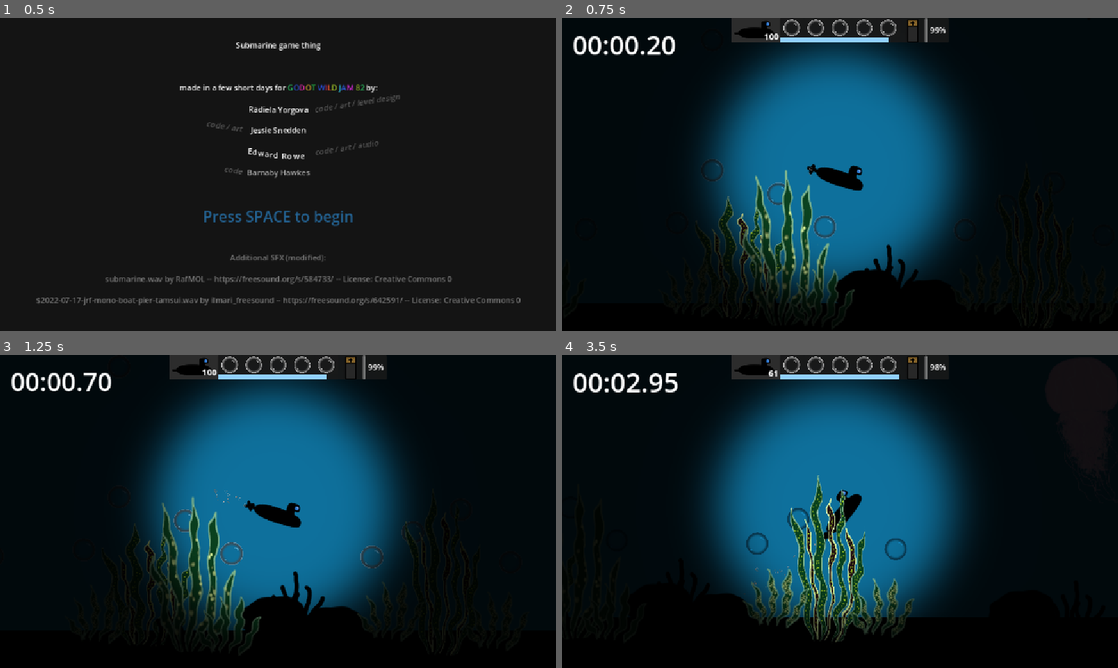
Above: before the commit, frames 1-4 (two rows, left to right).
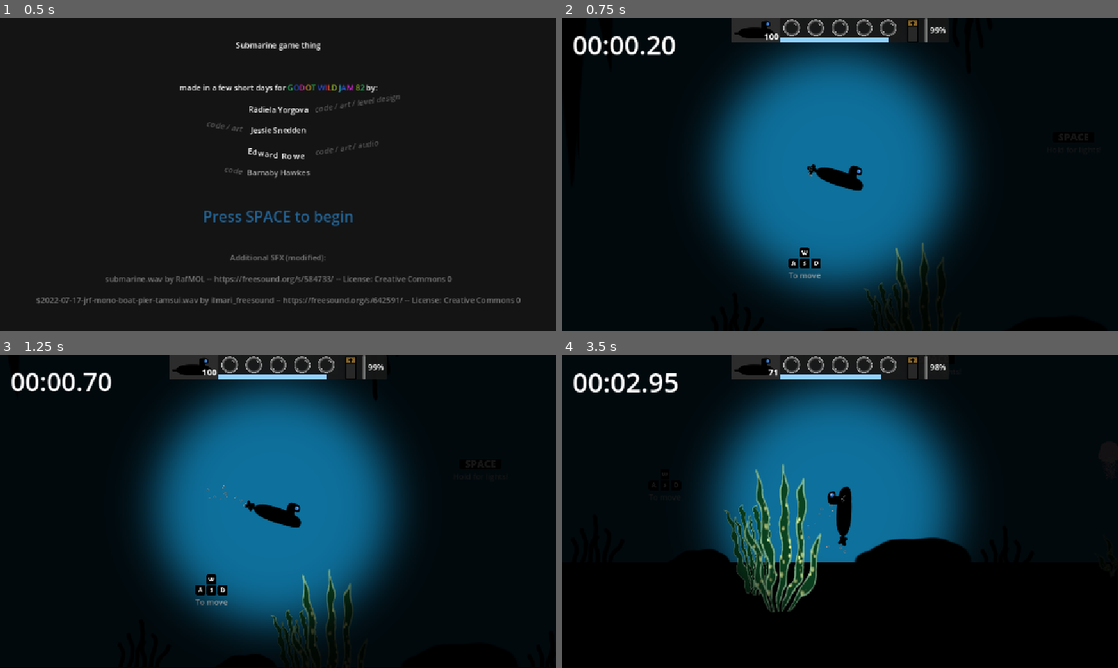
Above: after the commit, the same moments.

Repository: EddieRowe/godot-wild-jam-82
Game: Godot game, scene res://levels/splash.tscn
Same seed, same stepped clock (60 frames per second), same inputs: the game is played once before the commit and once after it.
Inputs:
- Up to frame 1 (0.5 s): no input
- Up to frame 2 (0.75 s): tap Space at 0.5 s; hold Right (ui_right) from 0.53 s (still down)
- Up to frame 3 (1.25 s): keep holding Right (ui_right); tap Enter (ui_accept) at 0.77 s
- Up to frame 4 (3.5 s): release Right (ui_right) at 1.28 s; hold Down (ui_down) 1.28-2.03 s; tap Enter (ui_accept) at 1.52, 3.02 s; hold Right (ui_right) 2.03-2.78 s; hold Up (ui_up) from 2.78 s (still down)

Frame 1 is identical in both runs. In frame 2, 5.5% of the frame differs, in the area x 26-66%, y 45-95%; in frame 3, 6.2%; in frame 4, 13%, in the area x 20-74%, y 4-92%.

Commit message:
level 1 - bring player back to the beginning

Diff:
--- a/levels/level_1.tscn
+++ b/levels/level_1.tscn
@@ -77,7 +77,7 @@
 color = Color(0.00566116, 0.00566115, 0.00566115, 1)
 
 [node name="Player" parent="." instance=ExtResource("1_vn7o3")]
-position = Vector2(22599, 457)
+position = Vector2(551, 380)
 
 [node name="CanvasLayer" type="CanvasLayer" parent="."]
 
